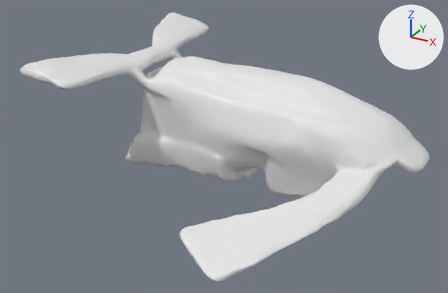
The FBX model Content/Meshes/cars/car1/car1_body.fbx, before and after one commit.
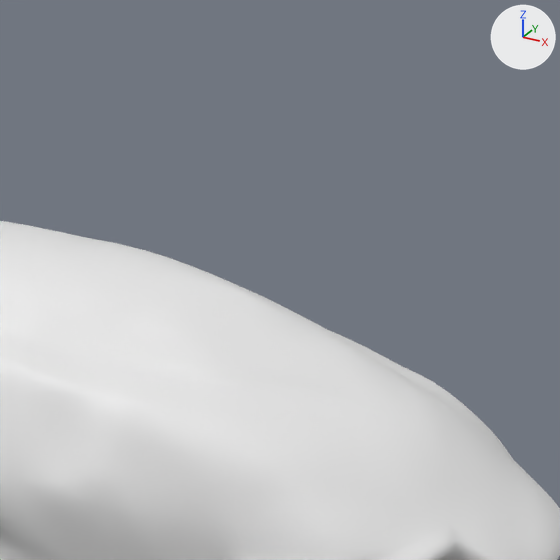
Each version appears first whole from a 50 mm lens placed at (182.0, -368.0, 183.0), pointed at (-13.0, -15.0, 6.0), and next in a close-up on the part from 60% to 95% of the width and 2% to 56% of the height. Arrows for +X, +Y and +Z are at upper right; the lights stay in place. Vertices at the same position are counted once.

Objects in the first close-up: 'Layer_1.001'.
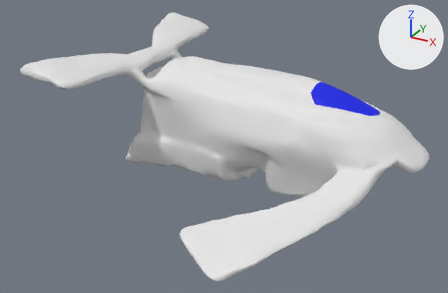
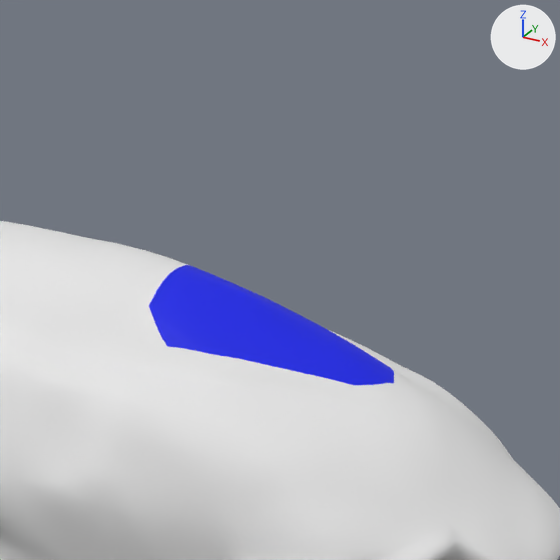
Commit message: Car 2 and 3 added

Boxes (x1, y1, x2, y2) around the edits, measured in the close-ups (560 x 560 px):
part 1 of me_mesh, recoloured (white to blue): (149, 265, 394, 385) in both

Diff of the bpy script that builds the scene:
```diff
--- a/Content/Meshes/cars/car1/car1_body.fbx.py
+++ b/Content/Meshes/cars/car1/car1_body.fbx.py
@@ mat_material @@
+mat_material = principled_material('Material')
+mat_material.base_color = (0.0, 0.00907, 0.8)  # blue #0018e7
+mat_material.roughness = 0.69
@@ mat_material_001 @@
+mat_material_001 = principled_material('Material.001')
+mat_material_001.base_color = (0.8, 0.8, 0.8)  # white #e7e7e7
+mat_material_001.roughness = 0.69
@@ me_mesh @@
 me_mesh.from_pydata(...)  # 20890 vertices, 20874 faces; spans x -124.0..124.0, y -135.0..137.0, z 6.0..102.0
 # used by ob_layer_1_001; location = (0.0, 0.0, -29.3)
+# me_mesh part 1: 180 of the faces centred in x 49.0..89.0, y -16.0..16.0, z 71.0..87.0 switch from no material to mat_material (blue #0018e7)
+me_mesh.materials.append(mat_material_001)  # white #e7e7e7
```
